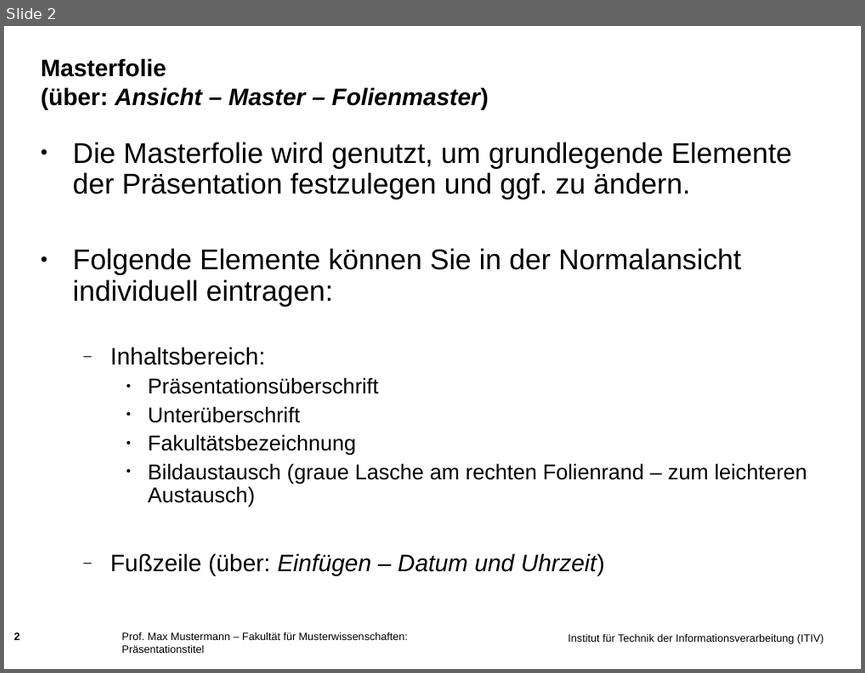
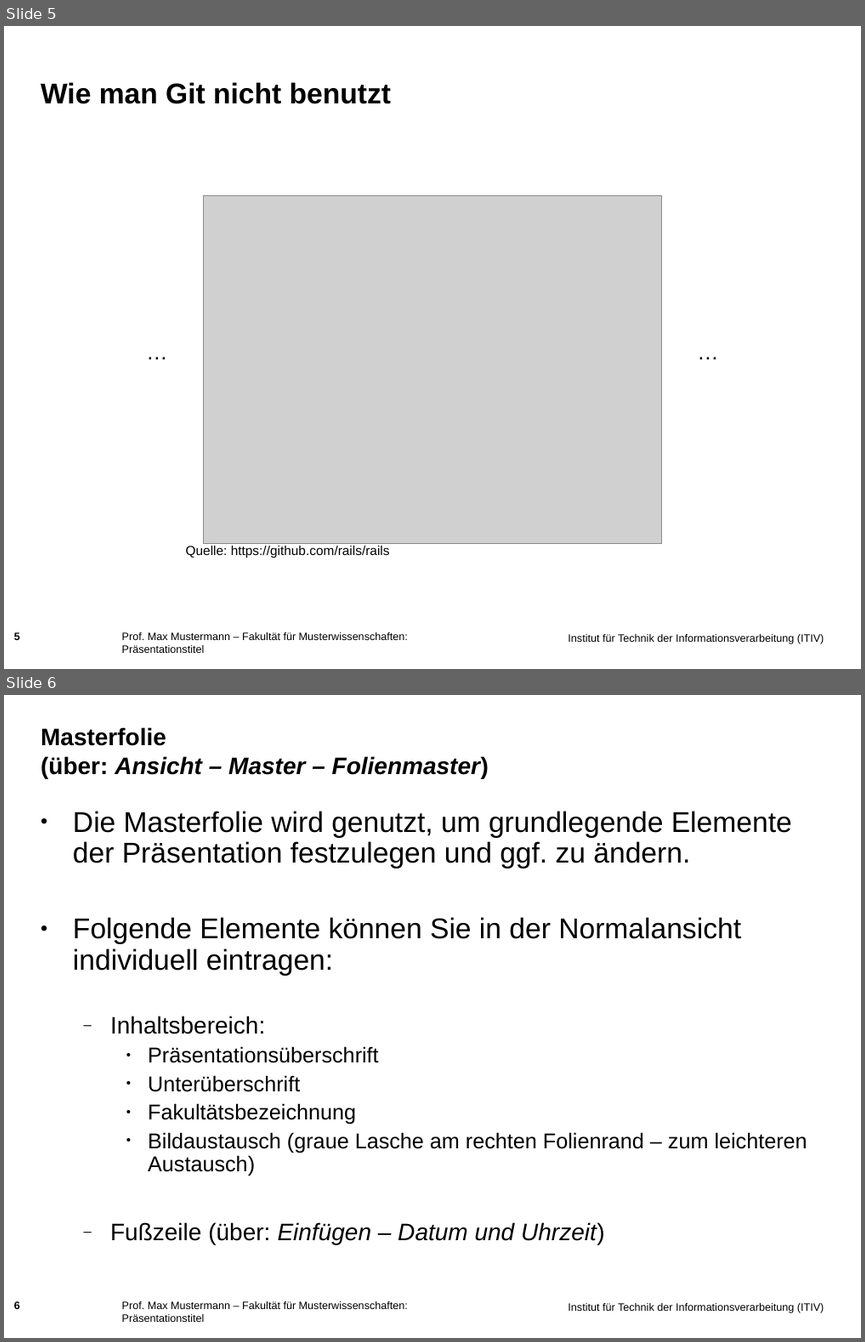
Before and after one commit to muellesi/PSE_2018, a slide deck: 02_Präsentation_Git/Simon/Praesentationsfolien (PowerPoint).ppt. Shown one above the other, each under a label of ours: slide 2 before the commit, slides 5 and 6 after it. The pictures are 865x673 and 865x1342 pixels, drawn with LibreOffice and Linux fonts; fonts in the diff are those of the drawing; grey boxes stand for pictures; background and template pictures are left out. Boxes give left, top, right and bottom in pixels: in the first picture for what was removed or moved away, otherwise in the second. Text is boxed around its words. In the diff, an @@ line names an element or a change of style, - is before the commit and + after.

```diff
--- a/02_Präsentation_Git/Simon/Praesentationsfolien (PowerPoint).ppt
+++ b/02_Präsentation_Git/Simon/Praesentationsfolien (PowerPoint).ppt
@@ slide 5 added at bbox=[4, 26, 861, 669], background picture (left out); not listed: 1 template element that a slide beside it also shows @@
@@ title added at bbox=[41, 82, 391, 104], 24 pt, text #000000, bold @@
+Wie man Git nicht benutzt
@@ picture added at bbox=[203, 196, 661, 544] @@
@@ text added at bbox=[137, 334, 177, 368], 18 pt, text #000000 @@
+…
@@ text added at bbox=[688, 334, 727, 368], 18 pt, text #000000 @@
+…
@@ text added at bbox=[186, 545, 390, 558], 11 pt, text #000000 @@
+Quelle: https://github.com/rails/rails
@@ page number added at bbox=[14, 631, 20, 642], 9 pt, text #000000, bold @@
+5
@@ text added at bbox=[122, 632, 408, 652], 9 pt, text #000000 @@
+Prof. Max Mustermann – Fakultät für Musterwissenschaften: Präsentationstitel
@@ what was slide 2 is now slide 6 @@
@@ page number at bbox=[14, 1300, 20, 1311]: text changed @@
-2
+6
```
Also in this commit, not shown: 1 slide changed, 3 other slides added, 1 other file.
